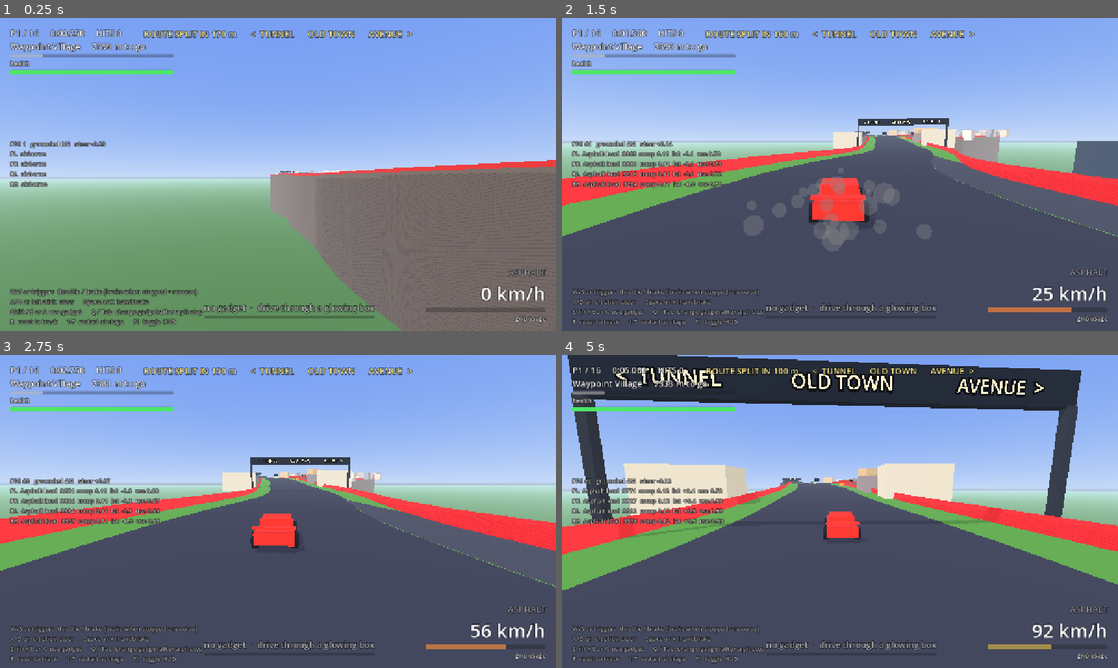
Above: before the commit, frames 1-4 (two rows, left to right).
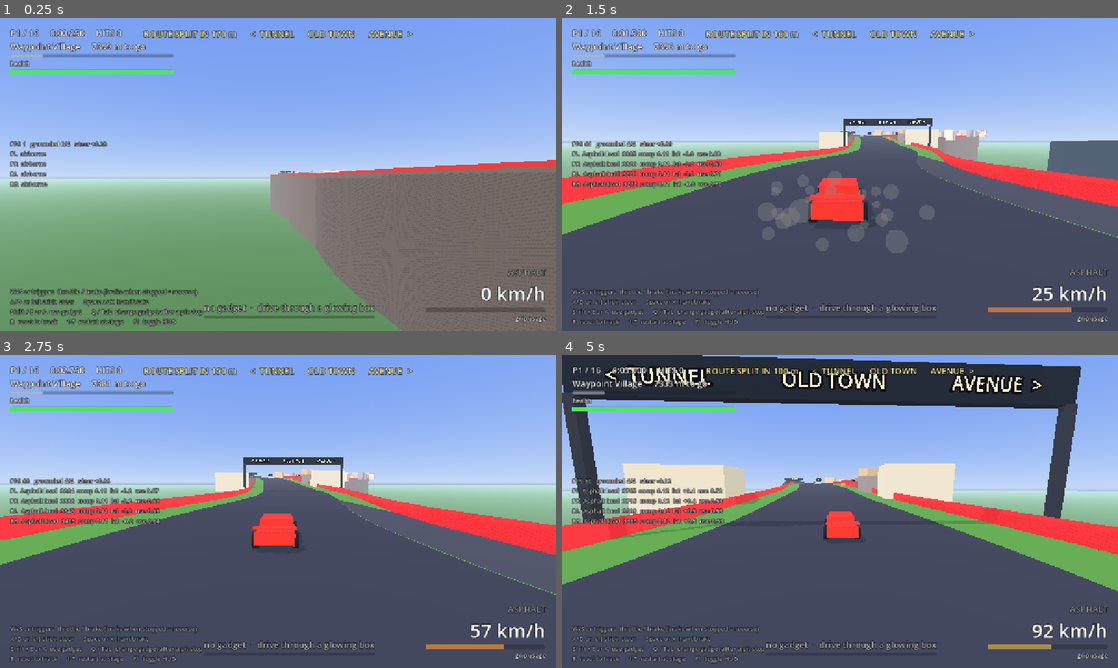
Above: after the commit, the same moments.

Repository: dylantoporek/the-crucible-race
Game: Godot game, scene res://tests/route_test.tscn
The game is run twice, just before and just after one commit, with the same random seed, the same clock (stepped at 60 frames per second) and the same inputs. This scene is started directly instead of the project's main scene.
Inputs:
- Up to frame 1 (0.25 s): no input
- Up to frame 2 (1.5 s): hold D (steer_right) 0.53-1.28 s; hold Tab (gadget_next) 0.53-1.28 s; hold S (brake) from 1.28 s (still down); tap Q (gadget_prev) at 1.35 s
- Up to frame 3 (2.75 s): release S (brake) at 2.03 s; hold D (steer_right) from 2.03 s (still down); hold Shift (use_gadget) from 2.03 s (still down)
- Up to frame 4 (5 s): release D (steer_right) at 2.78 s; release Shift (use_gadget) at 2.78 s; hold W (accelerate) 2.78-3.53 s; tap Tab (gadget_next) at 2.85 s; hold Q (gadget_prev) 3.53-4.28 s; hold A (steer_left) from 3.53 s (still down); tap Shift (use_gadget) at 4.35 s

The runs differ from the first frame. In frame 1, less than 0.1% of the frame differs, in the area x 16-20%, y 39-42%; in frame 2, 6.6%, in the area x 0-100%, y 32-76%; in frame 3, 3.0%; in frame 4, 6.1%.

Commit message:
Fix a barrier nose at the route splits that caught cars taking a branch
CI failed the route test on the avenue, and it turned out not to be
flaky: seeded runs failed on every seed I tried. The previous passes
were luck, because the opponents' lane wobble is drawn from the
unseeded global RNG and each run drove a slightly different line.

Two real faults, both at the junction:

The barrier reopened at the fork and closed again the moment the route
was technically clear of it, 2 m out. Its cut end then stood as a nose
directly in the path of a car still crossing the junction, and a car
arriving at 38 m/s hit it at 37000 N*s and stopped dead. The barrier now
stays open until the route is 6 m clear, by which point the route's own
inner wall is already there to guide you.

The AI also never slowed for the split. It reads the bend from the
route's own curve, which is smooth and looks like a straight ahead, so
the 26 degree kink between where the car points and where the route goes
was invisible to it. A car aiming at a route it has not joined yet now
counts that angle as a corner and brakes for it.

The route test seeds the global RNG, so a failure means the course
changed rather than the dice. Seven seeds now pass with fork-to-merge
times clustered between 21 and 26 seconds.

Co-Authored-By: Claude Opus 5 <noreply@anthropic.com>
Claude-Session: https://claude.ai/code/session_01QUP9UcYASvbeFEYPhEwjAT

Diff:
--- a/scripts/car/ai_driver.gd
+++ b/scripts/car/ai_driver.gd
@@ -84,6 +84,15 @@
 	var far_tangent: Vector3 = far.tangent
 	var bend := maxf(near_tangent.angle_to(far_tangent),
 			maxf(near_tangent.angle_to(mid_tangent), mid_tangent.angle_to(far_tangent)))
+	# Peeling onto a route we have not joined yet is a corner even though the route's own
+	# curve looks straight ahead: the turn is the angle between where we point now and where
+	# it goes. Without this a car arrives at the split flat out and runs wide into the
+	# barrier on the far side of the junction.
+	if on_route == null and aim != null:
+		var heading := -car.global_transform.basis.z
+		heading.y = 0.0
+		if heading.length_squared() > 0.001:
+			bend = maxf(bend, heading.normalized().angle_to(near_tangent))
 	var corner := clampf(bend / 0.9, 0.0, 1.0)
 
 	# Lateral target: preferred lane, a slow wobble, and a shove toward the rival when alongside.
--- a/scripts/track/sprint_track.gd
+++ b/scripts/track/sprint_track.gd
@@ -1623,14 +1623,18 @@
 	_wall_gaps.append([in_o - 6.0, line.merge + 4.0, line.side])
 
 
-## The main-road offset beside a point on a route, once that route's inner edge has cleared
-## the barrier there; 0 while it is still crossing.
+## The main-road offset beside a point on a route, once that route's inner edge has pulled
+## well clear of the barrier there; 0 while it is still crossing. The clearance is generous
+## on purpose: close the barrier the moment the route technically clears it and its cut end
+## stands as a nose in the path of anyone still crossing the junction.
+const WALL_REJOIN_CLEARANCE := 6.0
+
 func _clear_of_wall(line: RouteLine, s: float) -> float:
 	var f := _curve_frame(line.curve, s, line.length)
 	var o := offset_of(to_global(f.pos))
 	var mf := frame_at(o)
 	var inner: float = (f.pos - mf.pos).dot(mf.right) * line.side - line.half_width
-	return o if inner > _main_width_at(o) + SHOULDER_WIDTH + 2.0 else 0.0
+	return o if inner > _main_width_at(o) + SHOULDER_WIDTH + WALL_REJOIN_CLEARANCE else 0.0
 
 
 static func _quad(st: SurfaceTool, a: Vector3, b: Vector3, c: Vector3, d: Vector3, normal: Vector3) -> void:
--- a/tests/route_test.gd
+++ b/tests/route_test.gd
@@ -24,6 +24,15 @@
 
 
 func _ready() -> void:
+	# Opponent lane wobble and spawn tuning come from the global RNG, so an unseeded run
+	# drives a different line every time and the timings wander. Pin it, and let a sweep
+	# override it, so a failure here always means the course changed rather than the dice.
+	var arg := ""
+	for a in OS.get_cmdline_user_args():
+		if a.begins_with("seed="):
+			arg = a.trim_prefix("seed=")
+	seed(int(arg) if arg != "" else 20260912)
+
 	var scene: PackedScene = load(MAIN)
 	game = scene.instantiate()
 	add_child(game)
